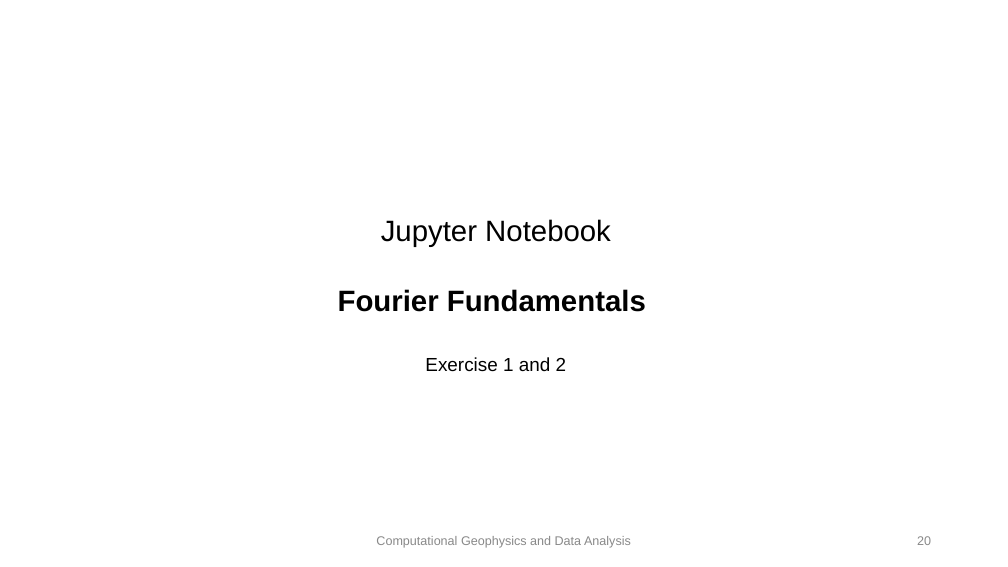
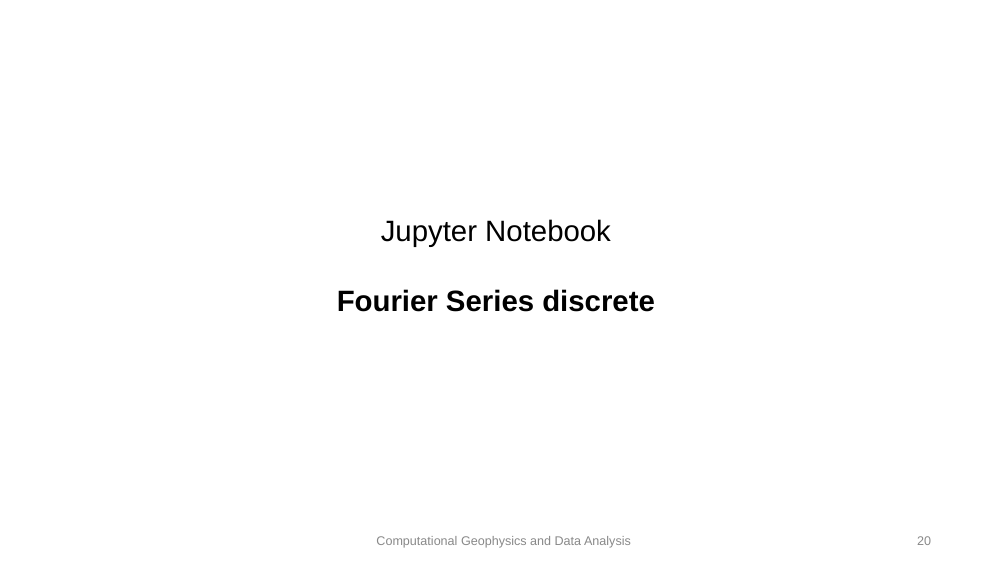
Before and after one commit to heinerigel/GeophysicalDataAnalysis, a slide deck: slide 20 of Part-1/Lecture/01_spectralanalysis_foundations.ppt. Drawn at 1008x567 pixels with LibreOffice and Linux fonts; fonts in the diff are those of the drawing. Boxes give left, top, right and bottom in pixels: in the first picture for what was removed or moved away, otherwise in the second. Text is boxed around its words. In the diff, an @@ line names an element or a change of style, - is before the commit and + after.

```diff
--- a/Part-1/Lecture/01_spectralanalysis_foundations.ppt
+++ b/Part-1/Lecture/01_spectralanalysis_foundations.ppt
@@ text at box(337, 289, 655, 312): text changed @@
-Fourier Fundamentals
-Exercise 1 and 2
+Fourier Series discrete
```
Also in this commit, not shown: 1 other slide changed, 5 other files.
